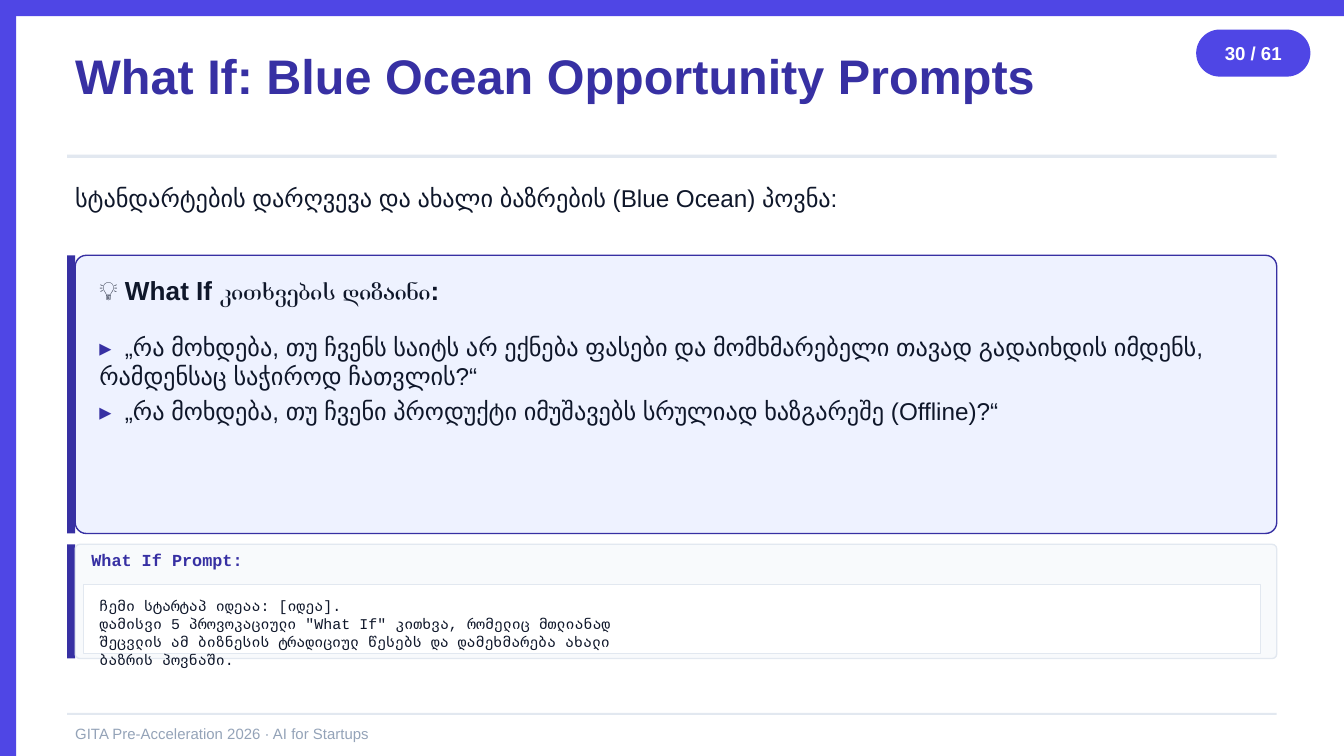
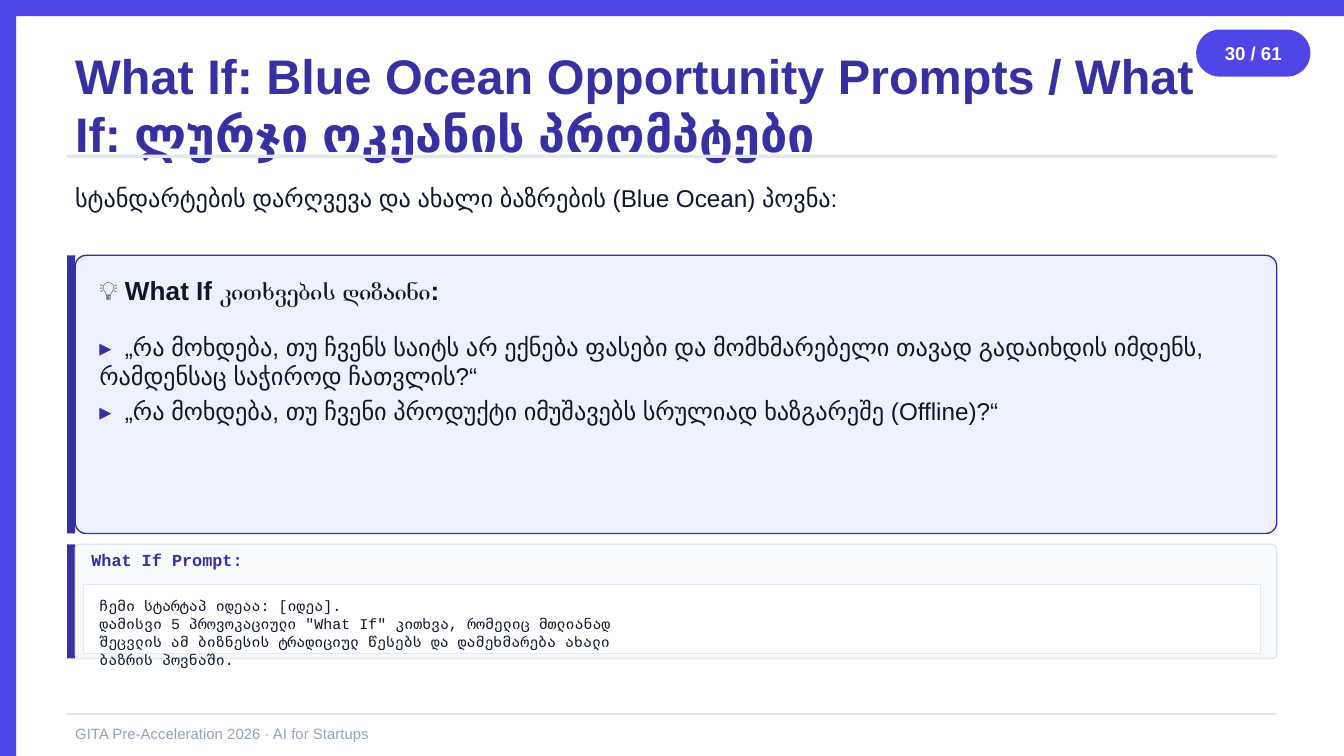
Before and after one commit to basilaia123/ai2026, a slide deck: slide 30 of GITA/Pre-Acceleration/2026-5h-AI-for-Startups/day1-slides.pptx. Drawn at 1344x756 pixels with LibreOffice and Linux fonts; fonts in the diff are those of the drawing. Boxes give left, top, right and bottom in pixels: in the first picture for what was removed or moved away, otherwise in the second. Text is boxed around its words. In the diff, an @@ line names an element or a change of style, - is before the commit and + after.

```diff
--- a/GITA/Pre-Acceleration/2026-5h-AI-for-Startups/day1-slides.pptx
+++ b/GITA/Pre-Acceleration/2026-5h-AI-for-Startups/day1-slides.pptx
@@ text at [75, 59, 1194, 162]: text changed @@
-What If: Blue Ocean Opportunity Prompts
+What If: Blue Ocean Opportunity Prompts / What If: ლურჯი ოკეანის პრომპტები
```
Also in this commit, not shown: 29 other slides changed, 3 other files.
